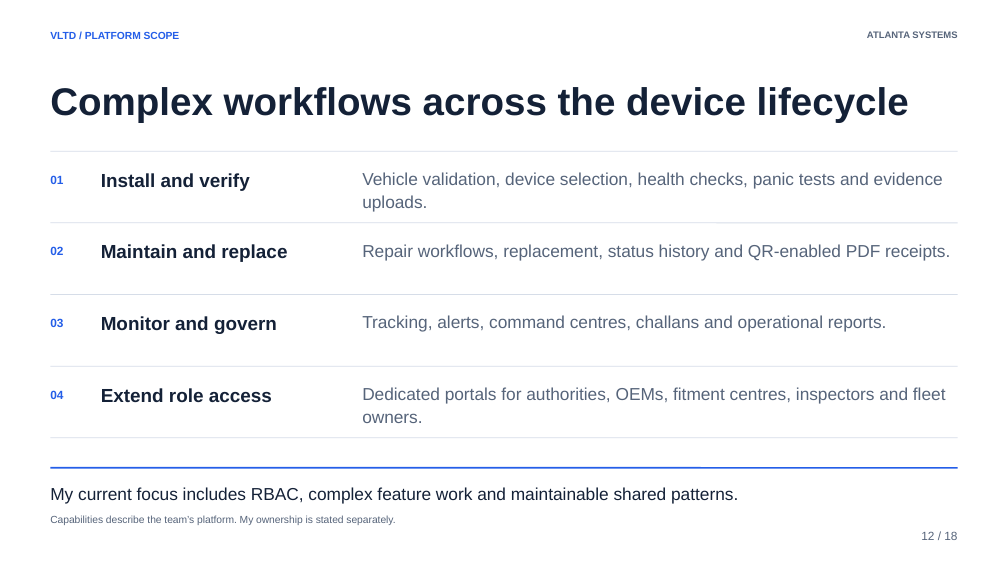
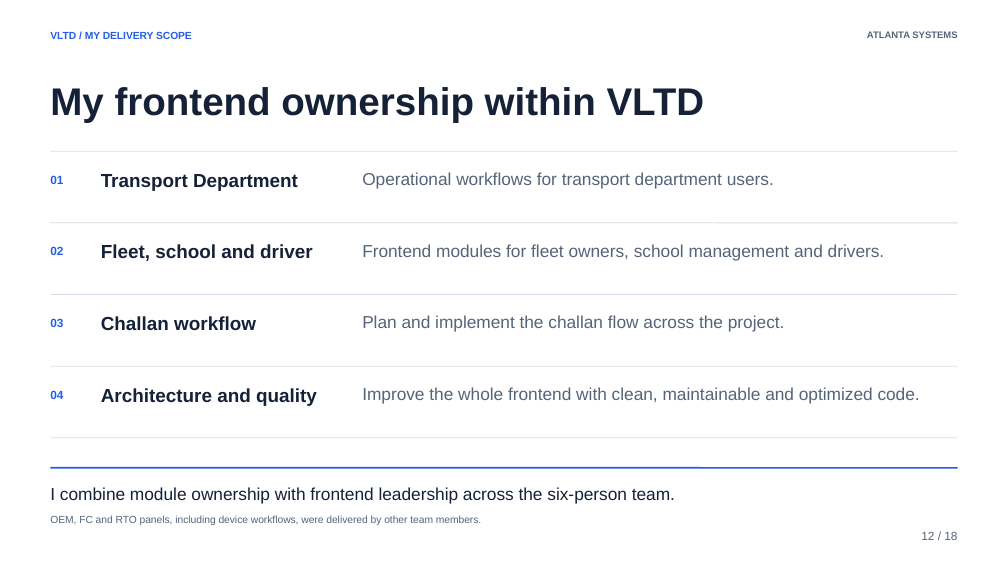
Before and after one commit to atlanta-manish/Atlanta-one-year-ppt, a slide deck: slide 12 of Atlanta-Year-One.pptx. Drawn at 1008x567 pixels with LibreOffice and Linux fonts; fonts in the diff are those of the drawing. Boxes give left, top, right and bottom in pixels: in the first picture for what was removed or moved away, otherwise in the second. Text is boxed around its words. In the diff, an @@ line names an element or a change of style, - is before the commit and + after.

Commit message:
minor improvements and adjustments to ppt

```diff
--- a/Atlanta-Year-One.pptx
+++ b/Atlanta-Year-One.pptx
@@ text at <box>50,32,192,39</box>: text changed @@
-VLTD / PLATFORM SCOPE
+VLTD / MY DELIVERY SCOPE
@@ text at <box>50,87,705,123</box>: text changed @@
-Complex workflows across the device lifecycle
+My frontend ownership within VLTD
@@ text at <box>101,174,298,191</box>: text changed @@
-Install and verify
+Transport Department
@@ text at <box>362,172,774,189</box>: text changed @@
-Vehicle validation, device selection, health checks, panic tests and evidence uploads.
+Operational workflows for transport department users.
@@ text at <box>101,244,312,261</box>: text changed @@
-Maintain and replace
+Fleet, school and driver
@@ text at <box>362,244,885,261</box>: text changed @@
-Repair workflows, replacement, status history and QR-enabled PDF receipts.
+Frontend modules for fleet owners, school management and drivers.
@@ text at <box>101,316,256,330</box>: text changed @@
-Monitor and govern
+Challan workflow
@@ text at <box>362,315,785,332</box>: text changed @@
-Tracking, alerts, command centres, challans and operational reports.
+Plan and implement the challan flow across the project.
@@ text at <box>101,388,317,406</box>: text changed @@
-Extend role access
+Architecture and quality
@@ text at <box>362,387,920,404</box>: text changed @@
-Dedicated portals for authorities, OEMs, fitment centres, inspectors and fleet owners.
+Improve the whole frontend with clean, maintainable and optimized code.
@@ text at <box>50,487,675,504</box>: text changed @@
-My current focus includes RBAC, complex feature work and maintainable shared patterns.
+I combine module ownership with frontend leadership across the six-person team.
@@ text at <box>50,515,481,525</box>: text changed @@
-Capabilities describe the team’s platform. My ownership is stated separately.
+OEM, FC and RTO panels, including device workflows, were delivered by other team members.
```
Also in this commit, not shown: 10 other slides changed, 6 other files.
